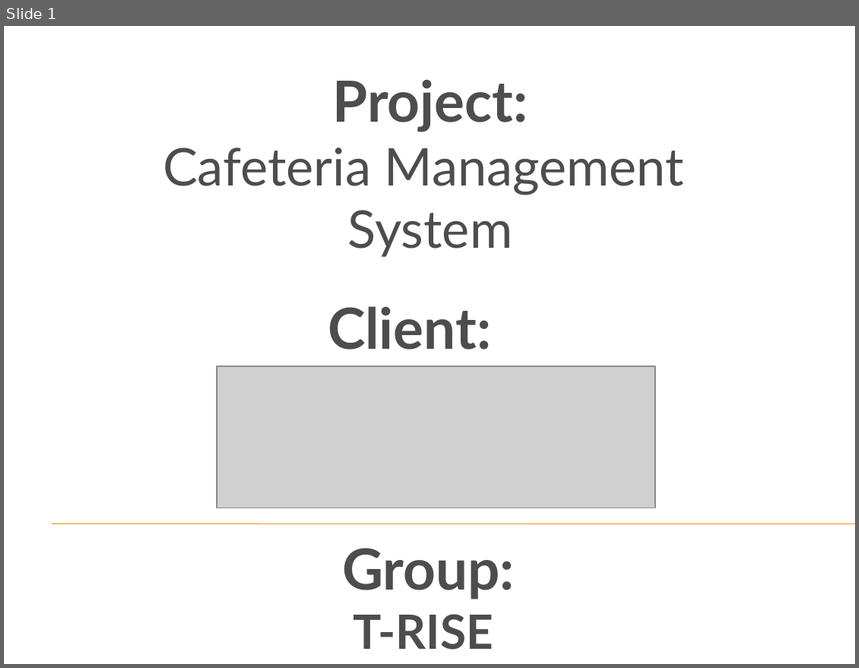
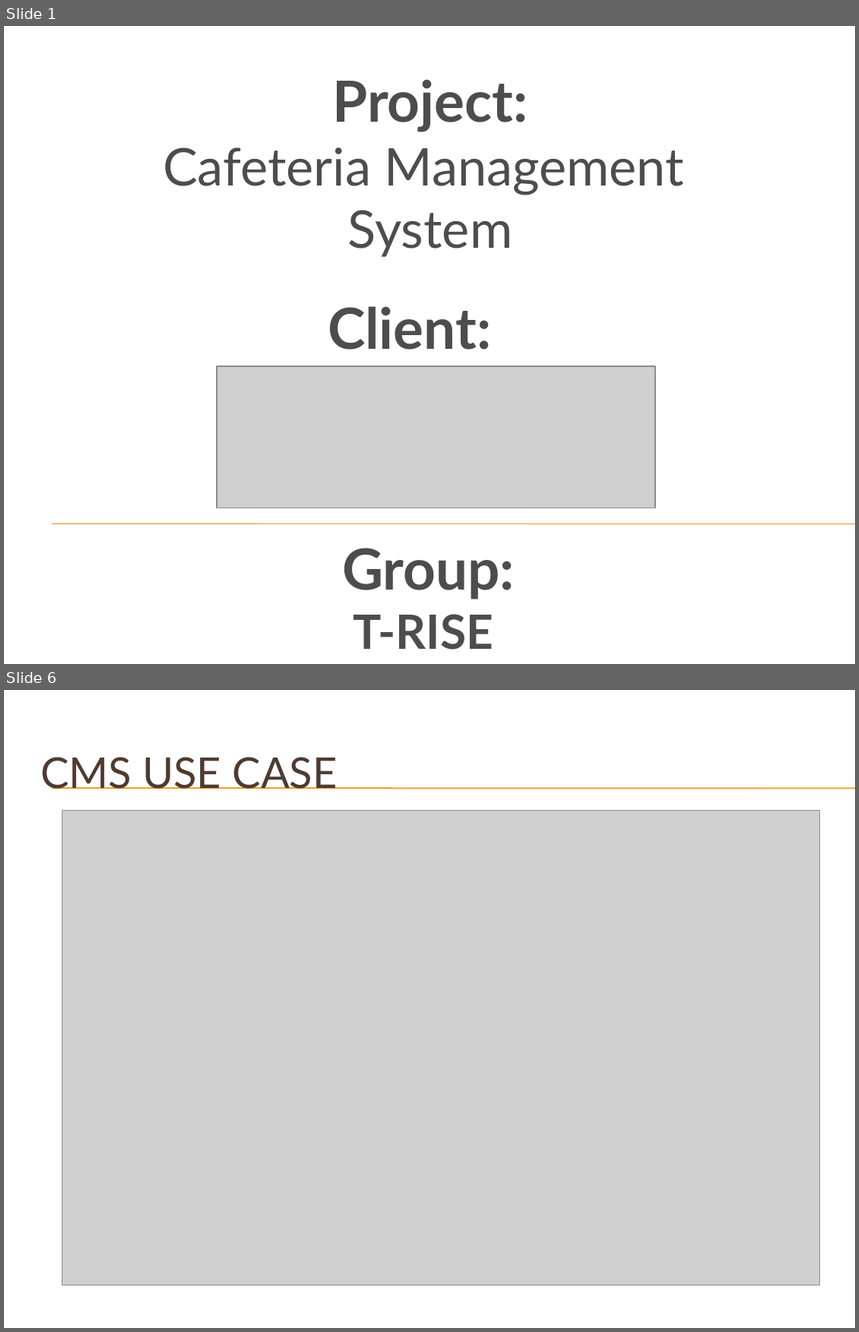
Before and after one commit to toniamichael94/MainProjectCOS301, a slide deck: Demo 1.pptx. Shown one above the other, each under a label of ours: slide 1 before the commit, slides 1 and 6 after it; the slides between them are not shown. The pictures are 859x668 and 859x1332 pixels, drawn with LibreOffice and Linux fonts; fonts in the diff are those of the drawing; grey boxes stand for pictures; background and template pictures are left out. Boxes give left, top, right and bottom in pixels: in the first picture for what was removed or moved away, otherwise in the second. Text is boxed around its words. In the diff, an @@ line names an element or a change of style, - is before the commit and + after.

```diff
--- a/Demo 1.pptx
+++ b/Demo 1.pptx
@@ slide 6 added at box(4, 690, 855, 1328), background picture (left out) @@
@@ title added at box(40, 757, 338, 789), 36 pt, text #4E3B30 @@
+CMS USE CASE
@@ line added from (52, 788) to (855, 788), #F0A22E 0.75 pt @@
@@ line added from (52, 789) to (855, 789), #F0A22E 0.75 pt @@
@@ picture added at box(62, 811, 819, 1286) @@
```
Also in this commit, not shown: 3 slides changed, 1 other slide added.
